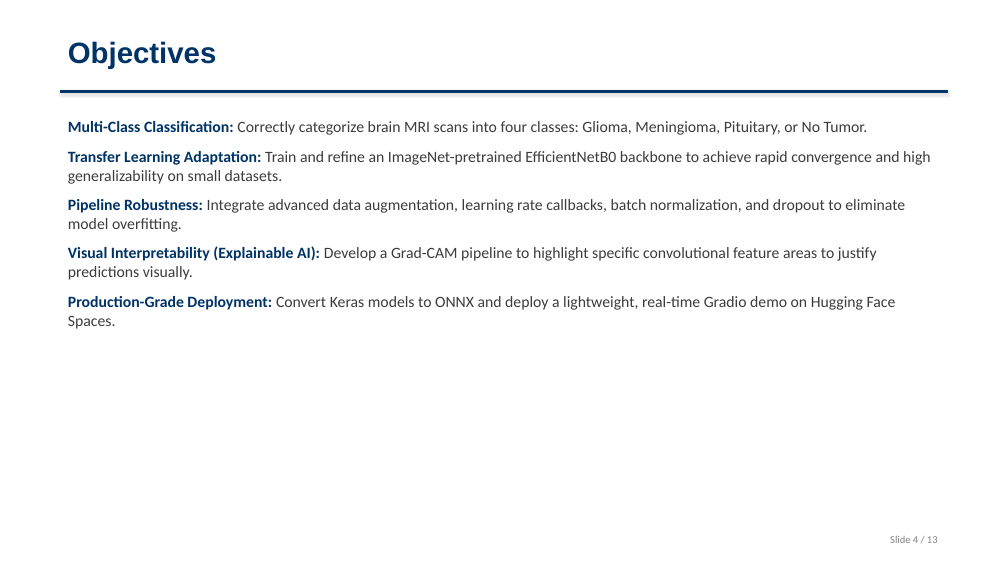
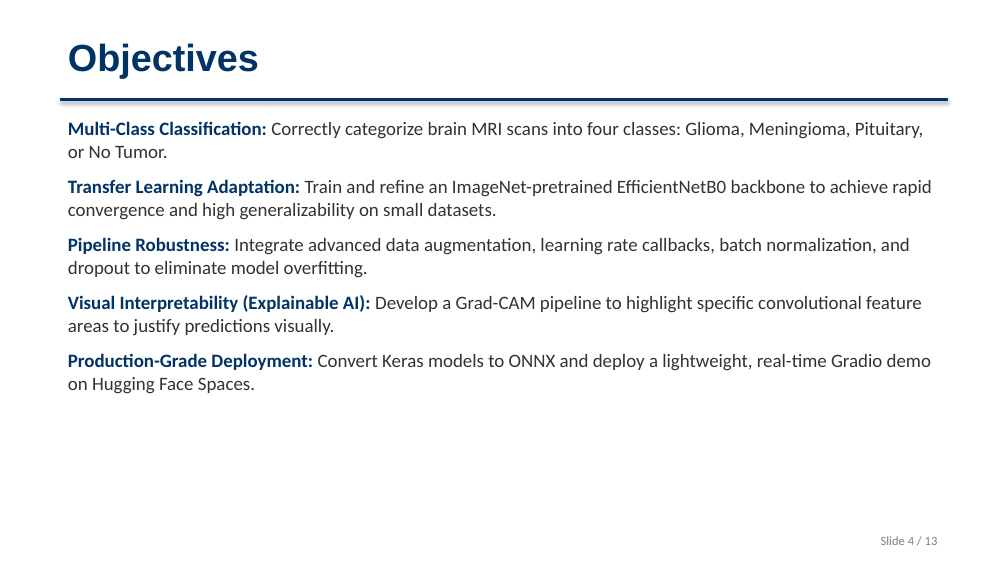
Before and after one commit to SruthiRagyari/brain-tumor-detection, a slide deck: slide 4 of Brain_Tumor_Detection_Presentation.pptx. Drawn at 1008x567 pixels with LibreOffice and Linux fonts; fonts in the diff are those of the drawing. Boxes give left, top, right and bottom in pixels: in the first picture for what was removed or moved away, otherwise in the second. Text is boxed around its words. In the diff, an @@ line names an element or a change of style, - is before the commit and + after.

Commit message:
docs: increase font sizes and heading contrast for better presentation visibility

```diff
--- a/Brain_Tumor_Detection_Presentation.pptx
+++ b/Brain_Tumor_Detection_Presentation.pptx
@@ text "Objectives" at [68,43,259,79]: size 28 to 36 pt @@
@@ text "Multi-Class Classification: Correctly categorize brain ..." at [68,121,931,394]: size 15 to 18 pt; text colour #3C3C3C to #323232 in "Correctly categorize brain MRI scans into four ...", "Train and refine an ImageNet-pretrained EfficientNetB0 backb ...", "Integrate advanced data augmentation, learning rate callback ...", "Develop a Grad-CAM pipeline to highlight specific ..." and 1 more places; more space between paragraphs @@
@@ rectangle: place and size @@
-rectangle at [60,91,948,92]
+rectangle at [60,98,948,101]
@@ text "Slide 4 / 13" at [881,536,938,545]: size 10 to 12 pt @@
```
Also in this commit, not shown: 12 other slides changed.
